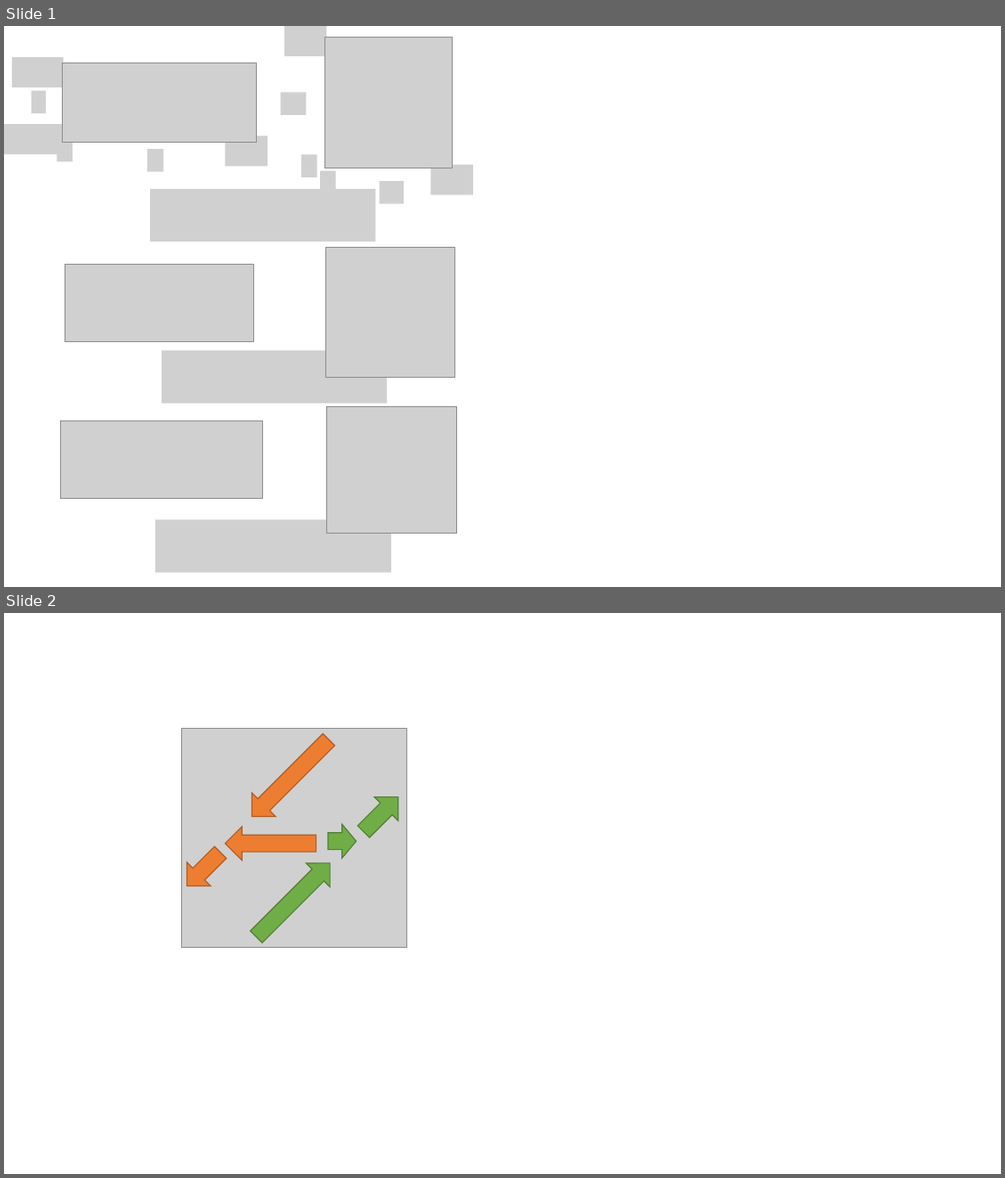
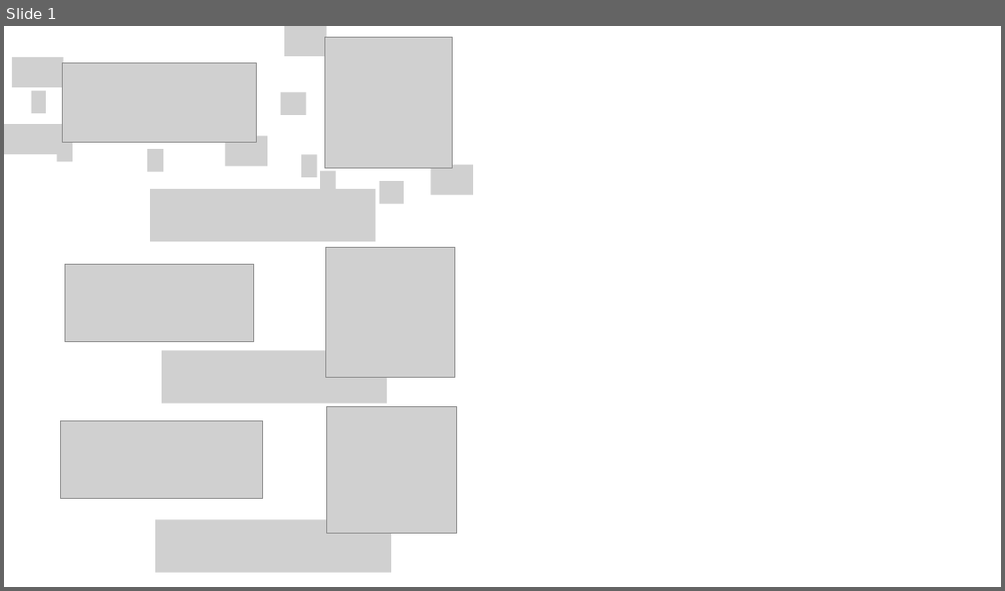
Before and after one commit to flm8620/Continuous-attractor-network, a slide deck: figures.pptx. Shown one above the other, each under a label of ours: slides 1 and 2 before the commit, slide 1 after it. The pictures are 1005x1178 and 1005x591 pixels, drawn with LibreOffice and Linux fonts; fonts in the diff are those of the drawing; grey boxes stand for pictures. Boxes give left, top, right and bottom in pixels: in the first picture for what was removed or moved away, otherwise in the second. Text is boxed around its words. In the diff, an @@ line names an element or a change of style, - is before the commit and + after.

```diff
--- a/figures.pptx
+++ b/figures.pptx
@@ slide 2 removed at (4,613,1001,1174), background #FFFFFF @@
@@ picture removed at (182,728,407,948) @@
@@ right arrow removed at (240,728,340,828) @@
@@ right arrow removed at (351,786,410,844) @@
@@ right arrow removed at (328,825,356,859) @@
@@ right arrow removed at (175,841,232,898) @@
@@ right arrow removed at (226,827,316,860) @@
@@ right arrow removed at (244,852,341,949) @@
```
Also in this commit, not shown: 2 slides added, 1 other file.
